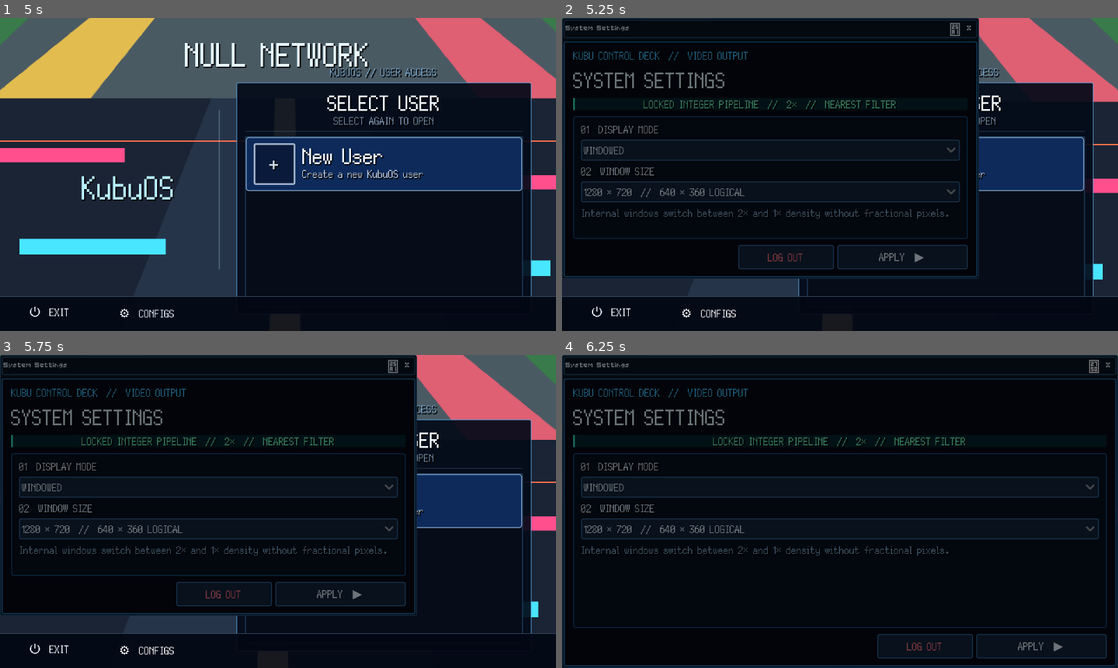
Above: before the commit, frames 1-4 (two rows, left to right).
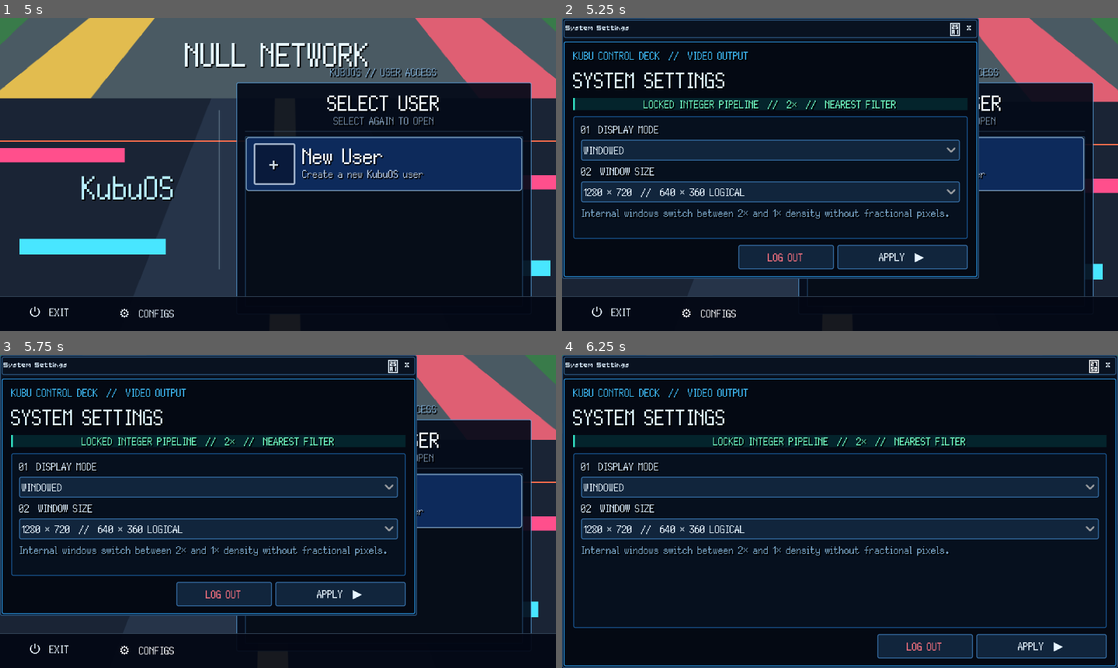
Above: after the commit, the same moments.

Repository: GYU-GAZE/NULL-NETWORK
Game: Godot game, scene res://core/bootstrap/bootstrap.tscn
Same seed, same stepped clock (60 frames per second), same inputs: the game is played once before the commit and once after it. The engine's default icon, where the game draws it, is replaced by a stand-in: a white triangle on a blue panel in a dark square.
Inputs (mouse positions are in pixels of both pictures, inside the frame that each line leads up to):
- Up to frame 1 (5 s): tap Enter at 0.5 s; move the mouse to (400, 158) at 0.52 s; hold D (local_area_move_right) 0.53-1.25 s; tap E (local_area_interact) at 0.6, 2.1, 4.35 s; click (400, 158) at 0.67 s; drag from (166, 190) to (250, 237) at 1.27 s; move the mouse to (333, 105) at 2.02 s; hold D (local_area_move_right) 2.03-2.75 s; click (383, 165) at 2.75 s; drag from (250, 237) to (111, 127) at 3.52 s; move the mouse to (444, 221) at 4.27 s; hold A (local_area_move_left) from 4.28 s (still down)
- Up to frame 2 (5.25 s): release A (local_area_move_left) at 5 s; click "⚙ CONFIGS" at 5 s
- Up to frame 3 (5.75 s): no input
- Up to frame 4 (6.25 s): click "□" at 5.75 s

Frame 1 is identical in both runs. In frame 2, 18% of the frame differs, in the area x 0-75%, y 0-84%; in frame 3, 18%; in frame 4, 23%, in the area x 0-100%, y 0-100%.

Commit message:
Normalize WindowBase background on first frame

Diff:
--- a/systems/window_manager/window_base.tscn
+++ b/systems/window_manager/window_base.tscn
@@ -17,7 +17,7 @@
 
 [node name="Background" type="PanelContainer" parent="VisualRoot" unique_id=76806708]
 unique_name_in_owner = true
-modulate = Color(0.47397572, 0.47397572, 0.47397572, 1)
+modulate = Color(1, 1, 1, 1)
 layout_mode = 1
 anchors_preset = 15
 anchor_right = 1.0
